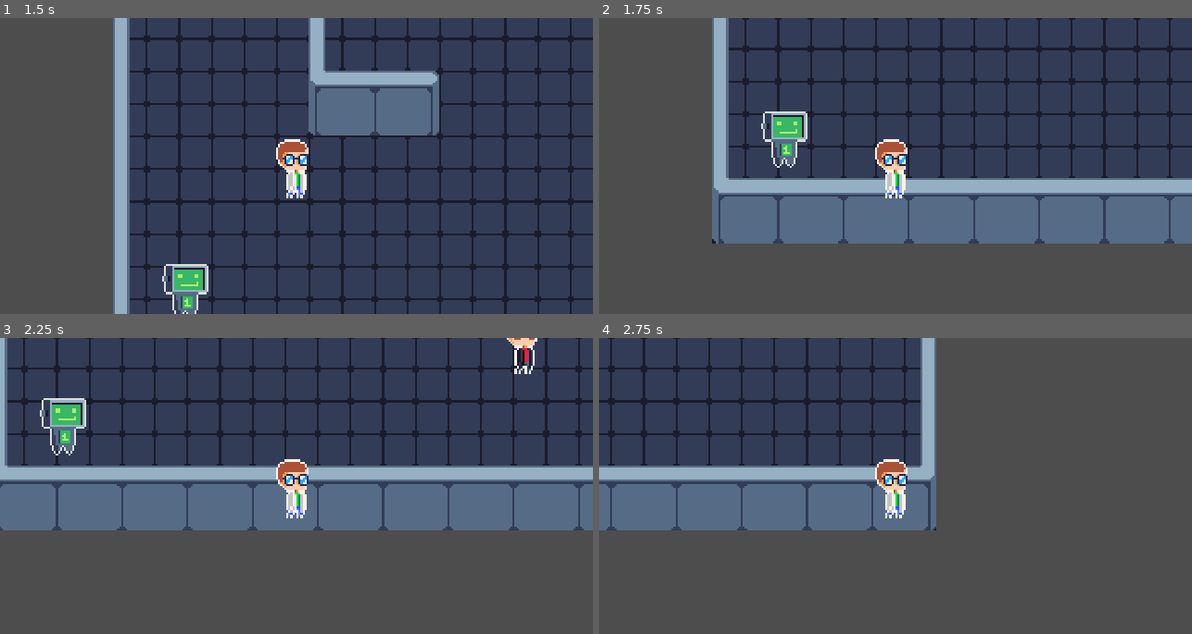
Above: before the commit, frames 1-4 (two rows, left to right).
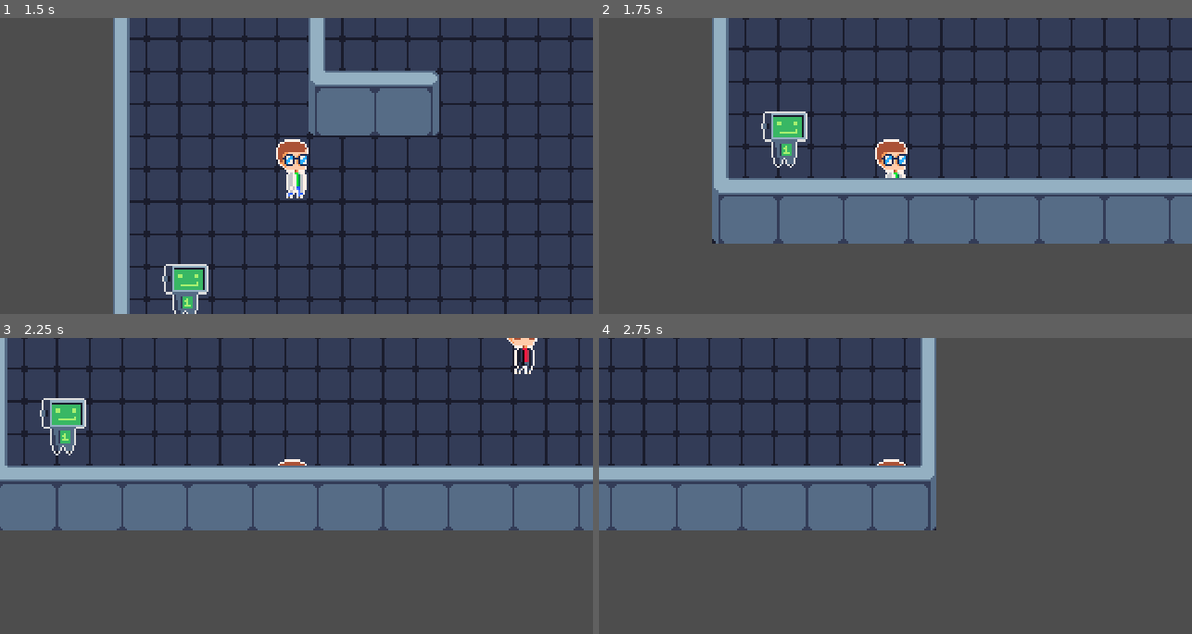
Above: after the commit, the same moments.

Repository: Matheuspimentell/Math-Hero
Game: Godot game, scene res://levels/001_test_level/test_level.tscn
Two runs of this game, one before a commit and one after it. Both use one fixed random seed, a clock stepped at 60 frames per second and the inputs below. The project has no main scene, so this scene is started directly.
Inputs:
- Up to frame 1 (1.5 s): tap Enter at 0.5 s; hold D (move_right) 0.53-1.28 s; tap Space at 1.25 s; hold S (move_down) from 1.28 s (still down)
- Up to frame 2 (1.75 s): keep holding S (move_down)
- Up to frame 3 (2.25 s): release S (move_down) at 2.03 s; hold D (move_right) from 2.03 s (still down)
- Up to frame 4 (2.75 s): keep holding D (move_right)

Frame 1 is identical in both runs. In frame 2, 0.2% of the frame differs, in the area x 48-52%, y 54-61%; in frame 3, 0.7%, in the area x 46-53%, y 43-61%; in frame 4, 0.7%.

Commit message:
Fixed layer sorting in the test map
Solution: Add y sort enabled to the tilemap

Diff:
--- a/levels/001_test_level/test_level.tscn
+++ b/levels/001_test_level/test_level.tscn
@@ -6,22 +6,15 @@
 [ext_resource type="PackedScene" uid="uid://ct042rnl8vek3" path="res://objects/npcs/hostile/hostile_scientist.tscn" id="4_ptche"]
 
 [node name="Level" type="Node2D"]
-z_index = 1
 y_sort_enabled = true
 
 [node name="map" parent="." instance=ExtResource("2_kjnoj")]
 
 [node name="player" parent="." instance=ExtResource("2_1qiun")]
-z_index = 1
-y_sort_enabled = true
 position = Vector2(49, 51)
 
 [node name="npc" parent="." instance=ExtResource("3_xixy1")]
-z_index = 2
-y_sort_enabled = true
 position = Vector2(36, 171)
 
 [node name="enemy" parent="." instance=ExtResource("4_ptche")]
-z_index = 2
-y_sort_enabled = true
 position = Vector2(262, 161)
--- a/scenes/levels/test_map.tscn
+++ b/scenes/levels/test_map.tscn
@@ -3,6 +3,7 @@
 [ext_resource type="TileSet" uid="uid://huugbi7gcybp" path="res://media/art/TileSet/Test TileSet/tile_map.tres" id="1_7qtdm"]
 
 [node name="Test map" type="TileMap"]
+y_sort_enabled = true
 texture_filter = 1
 tile_set = ExtResource("1_7qtdm")
 cell_quadrant_size = 32
@@ -12,7 +13,7 @@
 layer_1/name = "Walls"
 layer_1/enabled = true
 layer_1/modulate = Color(1, 1, 1, 1)
-layer_1/y_sort_enabled = false
+layer_1/y_sort_enabled = true
 layer_1/y_sort_origin = 0
-layer_1/z_index = 1
+layer_1/z_index = 0
 layer_1/tile_data = PackedInt32Array(131081, 589987, 2, 65545, 589987, 2, 9, 589987, 1, 8, 327843, 0, 7, 327843, 0, 6,  …(494 unchanged characters)…
